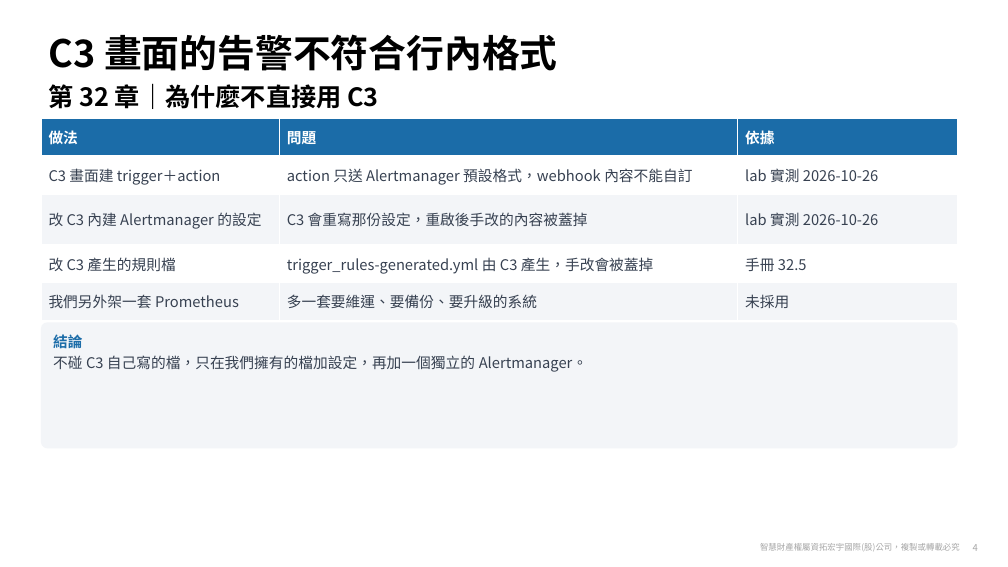
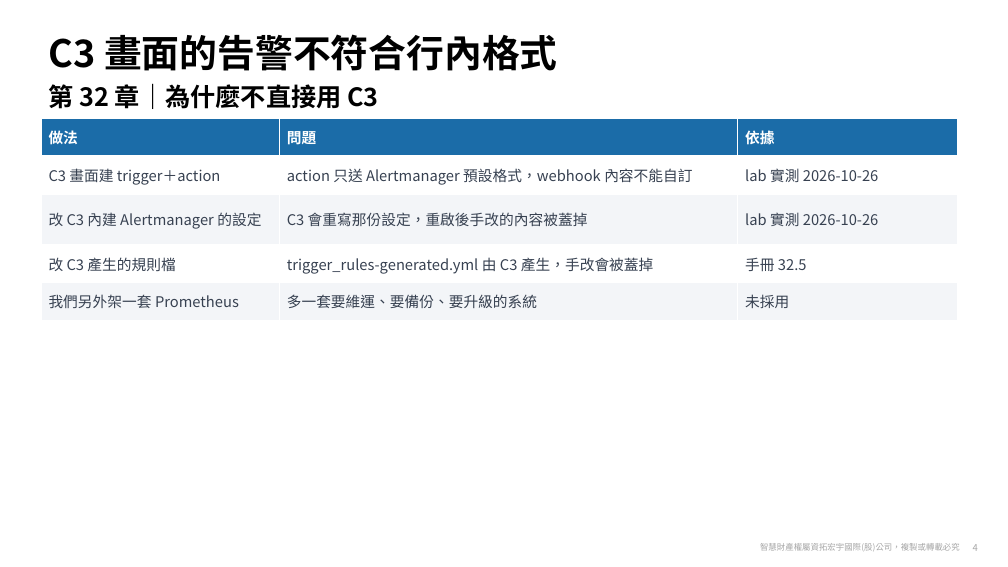
Before and after one commit to zxc81906119/kafka_install_ops, a slide deck: slide 4 of docs/Confluent-第32章-告警方案.pptx. Drawn at 1008x567 pixels with LibreOffice and Linux fonts; fonts in the diff are those of the drawing; background and template pictures are left out. Boxes give left, top, right and bottom in pixels: in the first picture for what was removed or moved away, otherwise in the second. Text is boxed around its words. In the diff, an @@ line names an element or a change of style, - is before the commit and + after.

```diff
--- a/docs/Confluent-第32章-告警方案.pptx
+++ b/docs/Confluent-第32章-告警方案.pptx
@@ rounded rectangle removed at <box>41,322,957,448</box> @@
-結論
-不碰 C3 自己寫的檔，只在我們擁有的檔加設定，再加一個獨立的 Alertmanager。
```
Also in this commit, not shown: 15 other slides changed, 14 slides added, 7 other files.
